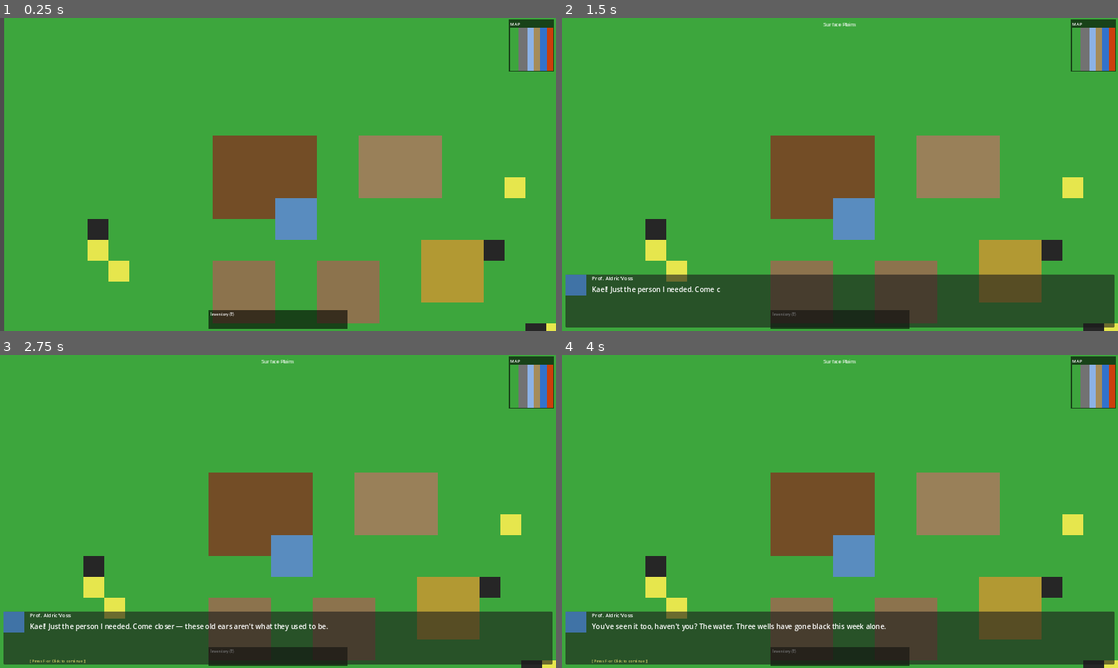
Above: before the commit, frames 1-4 (two rows, left to right).
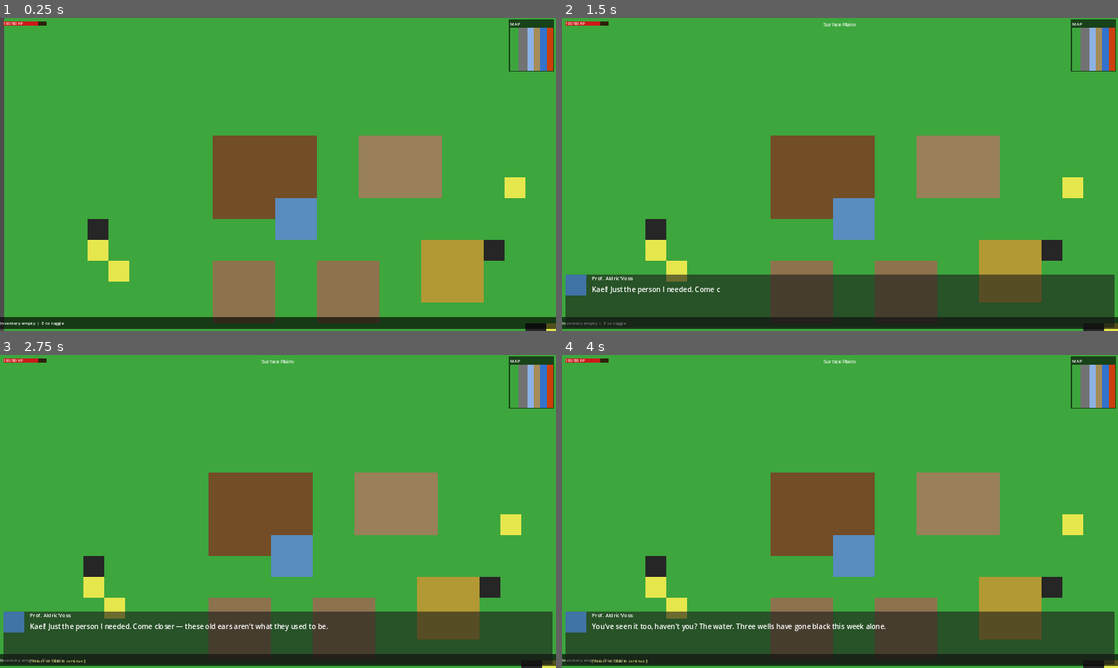
Above: after the commit, the same moments.

Repository: jjdcodingcollective-collab/element-heroes-the-periodic-wars
Game: Godot game, scene res://scenes/world/world.tscn
The game is run twice, just before and just after one commit, with the same random seed, the same clock (stepped at 60 frames per second) and the same inputs.
Inputs (mouse positions are in pixels of both pictures, inside the frame that each line leads up to):
- Up to frame 1 (0.25 s): no input
- Up to frame 2 (1.5 s): move the mouse to (962, 158) at 0.52 s; hold D (move_right) 0.53-1.28 s; hold F (interact) 0.53-1.28 s; click (962, 158) at 0.67 s; move the mouse to (728, 190) at 1.27 s; hold S (move_down) from 1.28 s (still down); tap C (open_compendium) at 1.35 s; click (728, 190) at 1.42 s
- Up to frame 3 (2.75 s): move the mouse to (333, 442) at 2.02 s; release S (move_down) at 2.03 s; hold D (move_right) from 2.03 s (still down); hold F (interact) from 2.03 s (still down); click (333, 442) at 2.17 s
- Up to frame 4 (4 s): move the mouse to (812, 574) at 2.77 s; release D (move_right) at 2.78 s; release F (interact) at 2.78 s; hold W (move_up) 2.78-3.53 s; tap C (open_compendium) at 2.85 s; click (812, 574) at 2.92 s; tap F (interact) at 3.5 s; move the mouse to (1006, 558) at 3.52 s; hold A (move_left) from 3.53 s (still down); hold F (interact) from 3.53 s (still down); click (1006, 558) at 3.67 s

The runs differ from the first frame. In frame 1, 3.5% of the frame differs, in the area x 0-100%, y 1-100%; in frame 2, 3.4%; in frame 3, 3.4%; in frame 4, 3.4%.

Commit message:
Add grams/mL units, floating pickup labels, inventory bar, health bar, save key
- inventory.gd: amounts now float (grams for solids, mL for liquids/gases);
  added unit_for() and format_amount() helpers; signal updated to float
- player.gd: dig yields random 0.25-2.50g/mL per tile (snappedf to 0.01);
  floating pickup label spawned with tween float-up + fade; hp/take_damage/
  get_health added; X key triggers SaveSystem.save_game()
- crafting_system.gd: recipe amounts cast to float for float inventory
- hud.gd: inventory bar live-updates via inventory_changed signal showing
  'Fe: 1.50g  O: 0.80mL'; health bar reads player get_health()/get_max_health()
- hud.tscn: health bar node added (top-left); inventory bar now full-width
  with Label path matching hud.gd @onready
- project.godot: save_game action added (X key)

Co-Authored-By: Claude Sonnet 4.6 <noreply@anthropic.com>

Diff:
--- a/project.godot
+++ b/project.godot
@@ -83,6 +83,11 @@
 "events": [Object(InputEventKey,"resource_local_to_scene":false,"resource_name":"","device":-1,"window_id":0,"alt_press …(192 unchanged characters)…
 ]
 }
+save_game={
+"deadzone": 0.5,
+"events": [Object(InputEventKey,"resource_local_to_scene":false,"resource_name":"","device":-1,"window_id":0,"alt_pressed":false,"shift_pressed":false,"ctrl_pressed":false,"meta_pressed":false,"pressed":false,"keycode":0,"physical_keycode":88,"key_label":0,"unicode":120,"location":0,"echo":false,"script":null)
+]
+}
 
 [physics]
 
--- a/scenes/ui/hud.tscn
+++ b/scenes/ui/hud.tscn
@@ -4,13 +4,10 @@
 [ext_resource type="Script" path="res://scripts/ui/minimap.gd" id="2_minimap"]
 [ext_resource type="Script" path="res://scripts/ui/dialogue_ui.gd" id="3_dialogue"]
 
-; HUD CanvasLayer — root of all in-game UI.
-; Instanced into world.tscn. Call hud.init(player, world) from World._ready().
-
 [node name="HUD" type="CanvasLayer"]
 script = ExtResource("1_hud")
 
-; ── Minimap (top-right corner) ───────────────────────────────────────────────
+; ── Minimap (top-right) ───────────────────────────────────────────────────────
 [node name="Minimap" type="Control" parent="."]
 script = ExtResource("2_minimap")
 anchor_left = 1.0
@@ -20,27 +17,50 @@
 offset_top = 4.0
 offset_bottom = 128.0
 
-; ── Inventory bar (bottom-centre, hidden by default) ─────────────────────────
+; ── Health bar (top-left) ─────────────────────────────────────────────────────
+[node name="HealthBar" type="Control" parent="."]
+offset_left = 8.0
+offset_right = 108.0
+offset_top = 8.0
+offset_bottom = 24.0
+
+[node name="BG" type="ColorRect" parent="HealthBar"]
+color = Color(0.15, 0.0, 0.0, 0.8)
+size = Vector2(100, 10)
+
+[node name="Fill" type="ColorRect" parent="HealthBar"]
+color = Color(0.8, 0.1, 0.1, 1)
+size = Vector2(80, 10)
+
+[node name="HPLabel" type="Label" parent="HealthBar"]
+text = "100/100 HP"
+position = Vector2(0, -1)
+theme_override_font_sizes/font_size = 8
+
+; ── Inventory bar (bottom, full width) ───────────────────────────────────────
 [node name="InventoryBar" type="Control" parent="."]
-anchor_left = 0.5
-anchor_right = 0.5
+anchor_left = 0.0
+anchor_right = 1.0
+anchor_top = 1.0
 anchor_bottom = 1.0
-anchor_top = 1.0
-offset_left = -160.0
-offset_right = 160.0
-offset_top = -48.0
+offset_top = -32.0
 offset_bottom = -4.0
 visible = true
 
 [node name="BG" type="ColorRect" parent="InventoryBar"]
-color = Color(0, 0, 0, 0.6)
-size = Vector2(320, 44)
-z_index = -1
+color = Color(0, 0, 0, 0.65)
+anchor_right = 1.0
+size_flags_horizontal = 3
+offset_bottom = 28.0
 
 [node name="Label" type="Label" parent="InventoryBar"]
-text = "Inventory (E)"
-position = Vector2(4, 2)
-theme_override_font_sizes/font_size = 9
+anchor_right = 1.0
+offset_top = 4.0
+offset_bottom = 24.0
+text = "Inventory empty  |  E to toggle"
+theme_override_font_sizes/font_size = 10
+vertical_alignment = 1
+clip_text = true
 
 ; ── Biome label (top-centre) ──────────────────────────────────────────────────
 [node name="BiomeLabel" type="Label" parent="."]
--- a/scripts/crafting/crafting_system.gd
+++ b/scripts/crafting/crafting_system.gd
@@ -29,10 +29,10 @@
 		return {}
 
 	var required: Dictionary = compound.get("elements", {}) as Dictionary
-	# Convert keys to strings in case JSON parsed them as ints
+	# Convert keys to strings and values to floats (JSON may parse as int)
 	var required_str: Dictionary = {}
 	for k: Variant in required:
-		required_str[str(k)] = required[k]
+		required_str[str(k)] = float(required[k])
 
 	if inventory.remove_elements(required_str):
 		return compound
--- a/scripts/player/inventory.gd
+++ b/scripts/player/inventory.gd
@@ -1,44 +1,45 @@
 extends Node
 
-# Inventory — tracks element quantities the player is carrying.
-# Attach to the Player node as a child named "Inventory".
+# Inventory — tracks element quantities in grams (solids) or millilitres (liquids/gases).
+# Amounts are floats rounded to 2 decimal places for display.
 
-signal inventory_changed(symbol: String, amount: int)
+signal inventory_changed(symbol: String, amount: float)
 
-var elements: Dictionary = {}  # { "Fe": 3, "Na": 1, ... }
-const MAX_STACK: int = 999
+var elements: Dictionary = {}  # { "Fe": 3.5, "Na": 1.2, ... }
+const MAX_AMOUNT: float = 9999.0
 
-func add_element(symbol: String, amount: int = 1) -> void:
-	elements[symbol] = min(elements.get(symbol, 0) + amount, MAX_STACK)
+func add_element(symbol: String, amount: float = 1.0) -> void:
+	var current: float = float(elements.get(symbol, 0.0))
+	elements[symbol] = minf(current + amount, MAX_AMOUNT)
 	emit_signal("inventory_changed", symbol, elements[symbol])
 
-func remove_element(symbol: String, amount: int = 1) -> bool:
+func remove_element(symbol: String, amount: float) -> bool:
 	if not has_element(symbol, amount):
 		return false
-	elements[symbol] -= amount
-	if elements[symbol] <= 0:
+	elements[symbol] = float(elements[symbol]) - amount
+	if float(elements[symbol]) <= 0.0:
 		elements.erase(symbol)
-	emit_signal("inventory_changed", symbol, elements.get(symbol, 0))
+	emit_signal("inventory_changed", symbol, elements.get(symbol, 0.0))
 	return true
 
-func has_element(symbol: String, amount: int = 1) -> bool:
-	return elements.get(symbol, 0) >= amount
+func has_element(symbol: String, amount: float = 0.001) -> bool:
+	return float(elements.get(symbol, 0.0)) >= amount
 
 func has_elements(required: Dictionary) -> bool:
-	for symbol in required:
-		if not has_element(symbol, required[symbol]):
+	for symbol: String in required:
+		if not has_element(symbol, float(required[symbol])):
 			return false
 	return true
 
 func remove_elements(required: Dictionary) -> bool:
 	if not has_elements(required):
 		return false
-	for symbol in required:
-		remove_element(symbol, required[symbol])
+	for symbol: String in required:
+		remove_element(symbol, float(required[symbol]))
 	return true
 
-func get_count(symbol: String) -> int:
-	return elements.get(symbol, 0)
+func get_amount(symbol: String) -> float:
+	return float(elements.get(symbol, 0.0))
 
 func get_all() -> Dictionary:
 	return elements.duplicate()
@@ -51,3 +52,16 @@
 
 func deserialize(data: Dictionary) -> void:
 	elements = data.duplicate()
+
+# Returns display string: "1.50g" for solids, "0.80mL" for liquids/gases
+static func format_amount(symbol: String, amount: float) -> String:
+	var el: Dictionary = ElementDB.get_element(symbol)
+	var state: String = str(el.get("state", "solid"))
+	var unit: String = "mL" if state in ["liquid", "gas"] else "g"
+	return "%.2f%s" % [amount, unit]
+
+# Returns the unit label for an element
+static func unit_for(symbol: String) -> String:
+	var el: Dictionary = ElementDB.get_element(symbol)
+	var state: String = str(el.get("state", "solid"))
+	return "mL" if state in ["liquid", "gas"] else "g"
--- a/scripts/player/player.gd
+++ b/scripts/player/player.gd
@@ -12,13 +12,26 @@
 
 const SPEED: float = 120.0
 const TILE_SIZE: int = 16
-const DIG_RANGE: float = 48.0  # max pixel distance to dig
+const DIG_RANGE: float = 48.0
+const DIG_MIN: float = 0.25   # minimum grams/mL yielded per dig
+const DIG_MAX: float = 2.5    # maximum grams/mL yielded per dig
+const MAX_HP: float = 100.0
 
 @onready var animated_sprite: AnimatedSprite2D = $AnimatedSprite2D
 @onready var inventory: Node = $Inventory
 
 var facing: Vector2 = Vector2.DOWN
+var hp: float = MAX_HP
 var _placeholder: ColorRect = null
+
+func get_health() -> float:
+	return hp
+
+func get_max_health() -> float:
+	return MAX_HP
+
+func take_damage(amount: float) -> void:
+	hp = maxf(hp - amount, 0.0)
 
 func _ready() -> void:
 	add_to_group("player")
@@ -75,6 +88,8 @@
 		get_tree().call_group("ui", "toggle_compendium")
 	elif event.is_action_pressed("interact"):
 		get_tree().call_group("npc", "try_interact", global_position)
+	elif event.is_action_pressed("save_game"):
+		SaveSystem.save_game(self)
 
 func _try_dig() -> void:
 	var mouse_pos := get_global_mouse_position()
@@ -87,11 +102,21 @@
 	var tile_coords: Vector2i = world_node.world_to_tile(mouse_pos)
 	var element: String = world_node.dig_tile(tile_coords)
 	if element != "":
-		inventory.add_element(element, 1)
-		_show_pickup_label(element)
+		var amount: float = snappedf(randf_range(DIG_MIN, DIG_MAX), 0.01)
+		inventory.add_element(element, amount)
+		_spawn_pickup_label(element, amount, mouse_pos)
 
-func _show_pickup_label(symbol: String) -> void:
-	var el := ElementDB.get_element(symbol)
-	var name_str: String = el.get("name", symbol)
-	print("+1 %s (%s)" % [name_str, symbol])
-	# TODO: replace print with floating label node in Phase 2
+func _spawn_pickup_label(symbol: String, amount: float, world_pos: Vector2) -> void:
+	var unit: String = inventory.unit_for(symbol)
+	var label := Label.new()
+	label.text = "+%.2f%s %s" % [amount, unit, symbol]
+	label.add_theme_font_size_override("font_size", 9)
+	label.modulate = Color(1.0, 1.0, 0.4)
+	label.position = world_pos + Vector2(-20, -16)
+	label.z_index = 100
+	get_parent().add_child(label)
+	var tween: Tween = get_tree().create_tween()
+	tween.set_parallel(true)
+	tween.tween_property(label, "position:y", label.position.y - 28, 1.2)
+	tween.tween_property(label, "modulate:a", 0.0, 1.2)
+	tween.tween_callback(label.queue_free).set_delay(1.2)
--- a/scripts/ui/hud.gd
+++ b/scripts/ui/hud.gd
@@ -1,16 +1,21 @@
 extends CanvasLayer
 
-# HUD — top-level in-game UI. Manages minimap, inventory bar, and biome label.
-# All sub-UIs (crafting, compendium, dialogue) are children of this node.
+# HUD — top-level in-game UI. Manages minimap, inventory bar, biome label,
+# health bar, and dialogue box.
 
 @onready var minimap: Control         = $Minimap
 @onready var inventory_bar: Control   = $InventoryBar
+@onready var inv_label: Label         = $InventoryBar/Label
 @onready var biome_label: Label       = $BiomeLabel
 @onready var dialogue_ui: CanvasLayer = $DialogueUI
+@onready var health_bar: Control      = $HealthBar
+@onready var health_fill: ColorRect   = $HealthBar/Fill
+@onready var health_label: Label      = $HealthBar/HPLabel
 
 var _player: Node = null
 var _world: Node = null
 var _biome_timer: float = 0.0
+var _inv_timer: float = 0.0
 
 func _ready() -> void:
 	add_to_group("ui")
@@ -20,16 +25,47 @@
 	_player = player
 	_world = world
 	minimap.player_ref = player
+	# Connect inventory signal for live updates
+	var inv := player.get_node_or_null("Inventory")
+	if inv:
+		inv.inventory_changed.connect(_on_inventory_changed)
+	_refresh_inventory_bar()
 
 func _process(delta: float) -> void:
 	if _world == null or _player == null:
 		return
-	# Update biome label every 0.5s
+	# Biome label — update every 0.5s
 	_biome_timer += delta
 	if _biome_timer >= 0.5:
 		_biome_timer = 0.0
-		var biome: String = _world.get_biome_at(_player.global_position)
+		var biome: String = _world.get_biome_at((_player as Node2D).global_position)
 		biome_label.text = biome.replace("_", " ").capitalize()
+	# Health bar
+	if _player.has_method("get_health"):
+		var hp: float = float(_player.get_health())
+		var max_hp: float = float(_player.get_max_health())
+		health_fill.size.x = 80.0 * (hp / max_hp)
+		health_label.text = "%d/%d HP" % [int(hp), int(max_hp)]
+
+func _on_inventory_changed(_symbol: String, _amount: float) -> void:
+	_refresh_inventory_bar()
+
+func _refresh_inventory_bar() -> void:
+	if _player == null:
+		return
+	var inv := _player.get_node_or_null("Inventory")
+	if inv == null:
+		return
+	var all: Dictionary = inv.get_all()
+	if all.is_empty():
+		inv_label.text = "Inventory empty  |  E to toggle"
+		return
+	var parts: Array = []
+	for symbol: String in all:
+		var amount: float = float(all[symbol])
+		var unit: String = inv.unit_for(symbol)
+		parts.append("%s: %.2f%s" % [symbol, amount, unit])
+	inv_label.text = "  ".join(parts)
 
 func toggle_inventory() -> void:
 	inventory_bar.visible = not inventory_bar.visible
